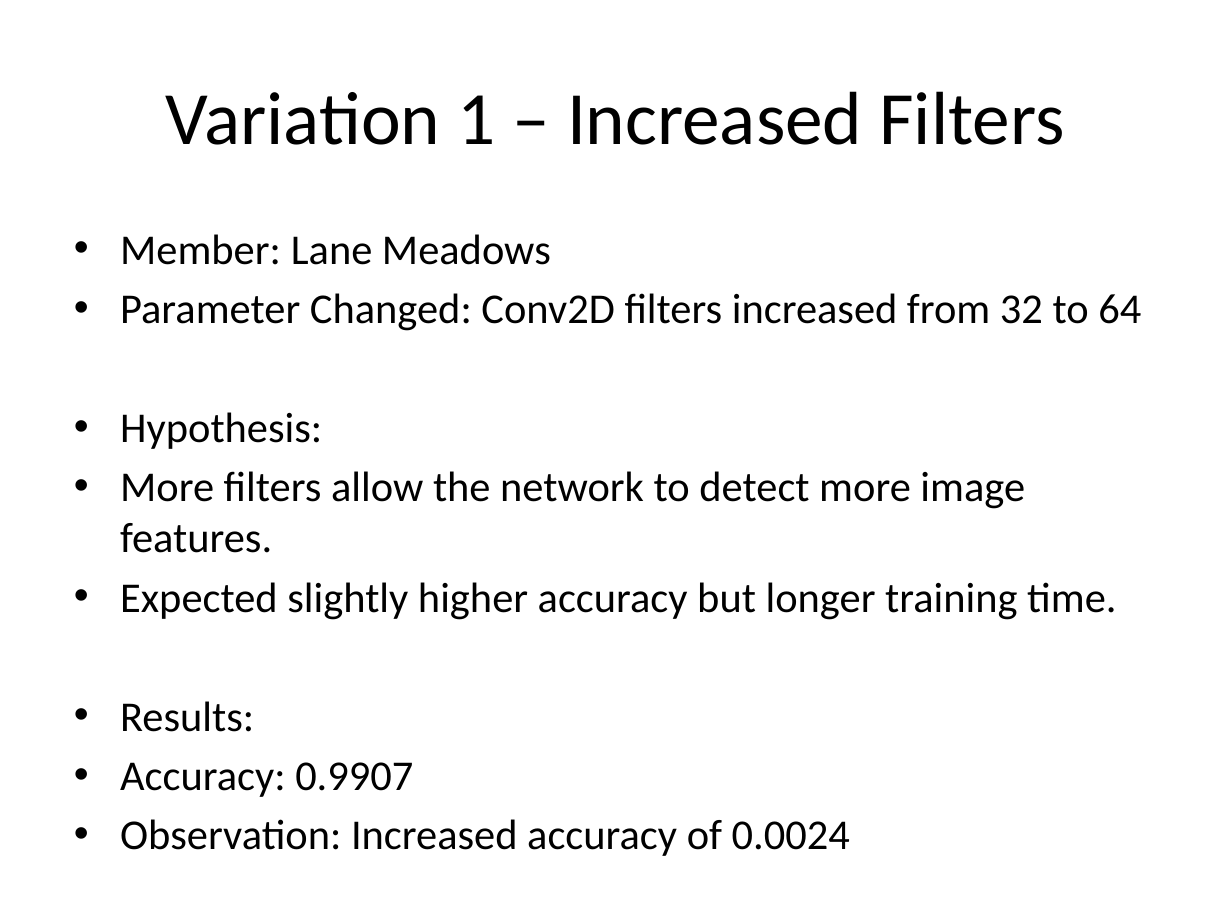
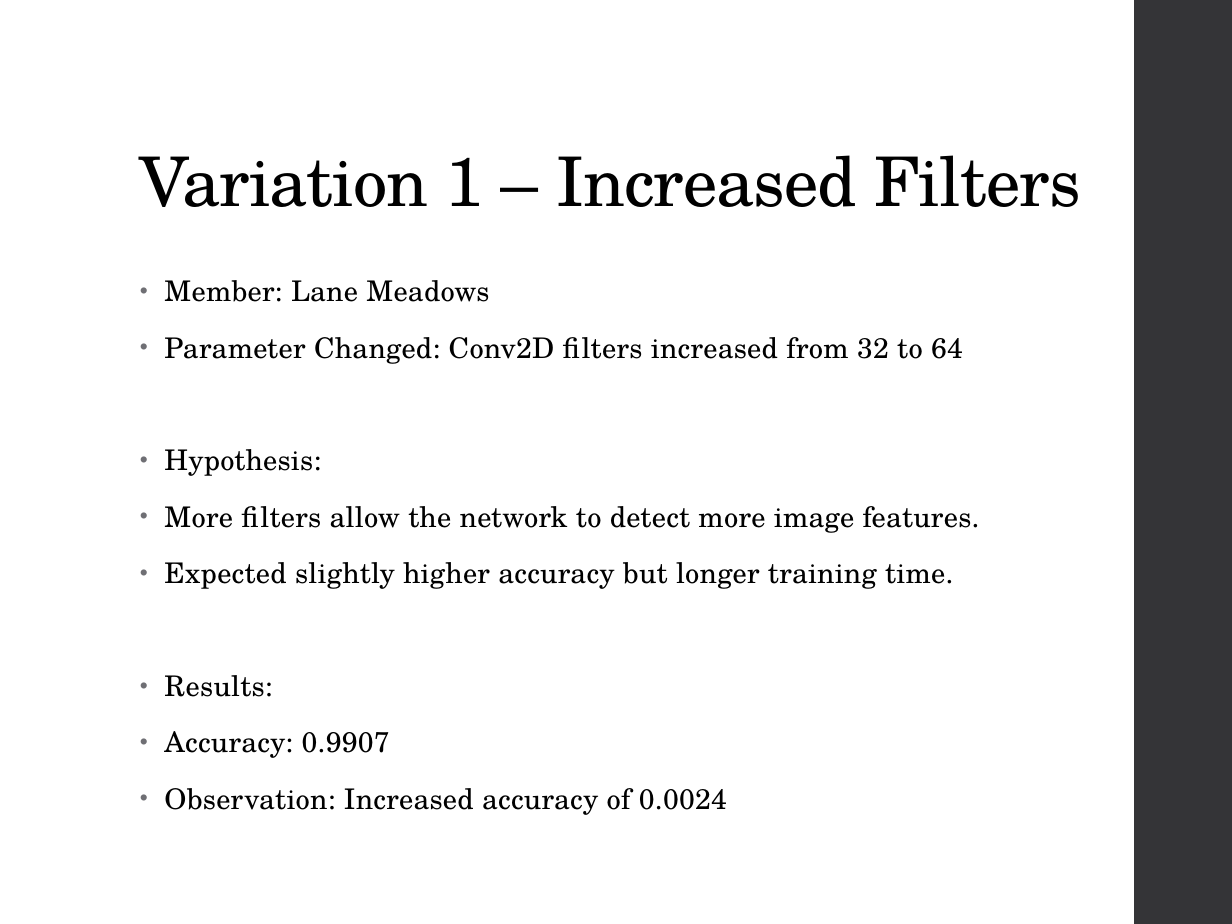
Before and after one commit to jamieridenour-rgb/IN501_Unit9, a slide deck: slide 3 of IN501_Ridenour_Kresser_Meadows_Mpianin_Galarza_Unit9_Assignment.pptx. Drawn at 1232x924 pixels with LibreOffice and Linux fonts; fonts in the diff are those of the drawing. Boxes give left, top, right and bottom in pixels: in the first picture for what was removed or moved away, otherwise in the second. Text is boxed around its words. In the diff, an @@ line names an element or a change of style, - is before the commit and + after.

Commit message:
Changed the theme of the powerpoint. Can revert back to original or something different I just wanted to spice it up a little bit.

```diff
--- a/IN501_Ridenour_Kresser_Meadows_Mpianin_Galarza_Unit9_Assignment.pptx
+++ b/IN501_Ridenour_Kresser_Meadows_Mpianin_Galarza_Unit9_Assignment.pptx
@@ rectangle added at [1135,0,1232,924], fill #353537 @@
@@ title "Variation 1 – Increased Filters": place and size @@
-title "Variation 1 – Increased Filters" at [166,91,1064,145]
+title "Variation 1 – Increased Filters" at [140,155,1081,207]
@@ title "Variation 1 – Increased Filters" at [140,155,1081,207]: size 44 to 40 pt, font Calibri to TeX Gyre Schola, letter spacing 0 to -0.5 pt; alignment centre to left; line spacing 1 to 0.9; vertical alignment middle to bottom @@
@@ text "Member: Lane Meadows": place and size @@
-text "Member: Lane Meadows" at [120,234,1141,856]
+text "Member: Lane Meadows" at [164,280,980,815]
@@ text "Member: Lane Meadows" at [164,280,980,815]: size 24.8 to 16.6 pt, font Calibri to TeX Gyre Schola, letter spacing 0 to 0.1 pt; indent changed; line spacing 1 to 0.85; more space between paragraphs @@
```
Also in this commit, not shown: 8 other slides changed.
